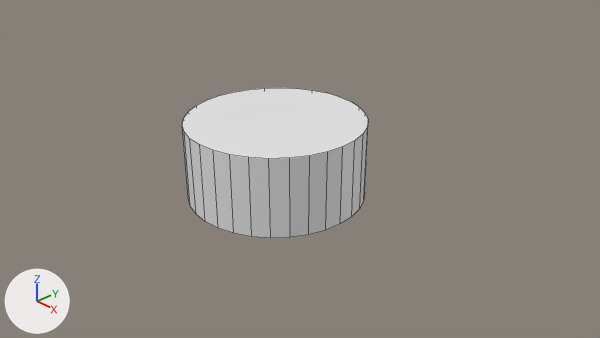
Renders of the Blender file section-4/chess-piece-base.blend from each side of a commit.
Before and after are seen from the file's camera 'Camera'. The lights are fixed; the arrows at lower left show +X, +Y and +Z. Mesh edges are drawn as thin lines.

Before the edit, the objects in view are built like this:
```python
me_cylinder_001 = bpy.data.meshes.new('Cylinder.001')
me_cylinder_001.from_pydata(...)  # a 32-sided cylinder along z spanning x -1.5..1.5, y -1.5..1.5, z -1.0..0.33
ob_chess_piece_base = bpy.data.objects.new('Chess Piece Base', me_cylinder_001)
ob_chess_piece_base.location = (0.0, 0.0, 1.0)
```
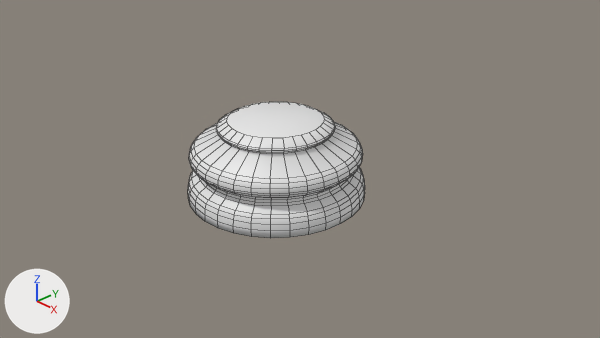
Boxes [x1, y1, x2, y2] around the edits, measured in the pictures (600 x 338 px):
```json
{"object": "Chess Piece Base", "change": "reshaped", "before": [182, 88, 368, 238], "after": [188, 102, 365, 238], "on screen": "9% shorter"}
{"part": 1, "of": "me_cylinder_001", "change": "built on", "before": [182, 126, 368, 238], "after": [188, 109, 365, 238]}
{"part": 2, "of": "me_cylinder_001", "change": "shading changed", "before": [182, 88, 368, 159], "after": [227, 102, 324, 138]}
```

The change, as JSON lines over the scene's bpy script:
```json
{"block": "me_cylinder_001", "where": "# used by ob_chess_piece_base; location = (0.0, 0.0, 1.0)"}
{"op": "remove", "block": "me_cylinder_001", "code": "me_cylinder_001.from_pydata(...)  # 64 vertices, 34 faces; spans x -1.5..1.5, y -1.5..1.5, z -1.0..0.33"}
{"op": "add", "block": "me_cylinder_001", "code": "me_cylinder_001.from_pydata(...)  # 672 vertices, 642 faces; spans x -1.5..1.5, y -1.5..1.5, z -1.0..0.33"}
{"block": "me_cylinder_001", "change": "me_cylinder_001 part 1: 32 vertices moved from x -1.5..1.5, y -1.5..1.5, z 0.33 to x -0.79..0.79, y -0.79..0.79, z 0.33; 608 vertices added at x -1.5..1.5, y -1.5..1.5, z -0.88..0.23"}
{"block": "me_cylinder_001", "change": "me_cylinder_001 part 2: 2 kept faces spanning x -1.5..1.5, y -1.5..1.5, z -1.0..0.33 are now shaded smooth"}
```
